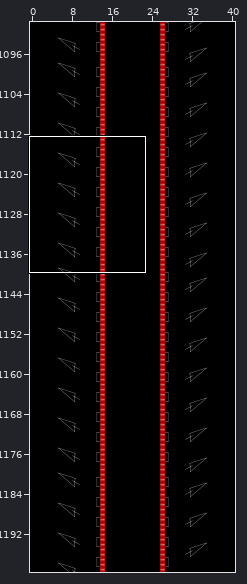
Tiled map: data/map/main_game_level.tmx. The picture above shows the old version from afar; the outline marks the close-up.
Close-up. Earlier state:
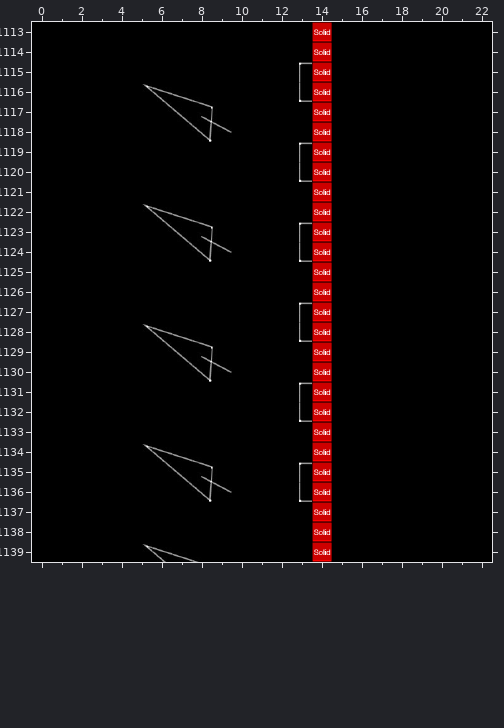
Cells are 32x32 px. Shown: x 0..22, y 1113..1139. The commit also changed other parts of the map, which this record leaves out. The old version is drawn lined up with the new one.
And afterwards:
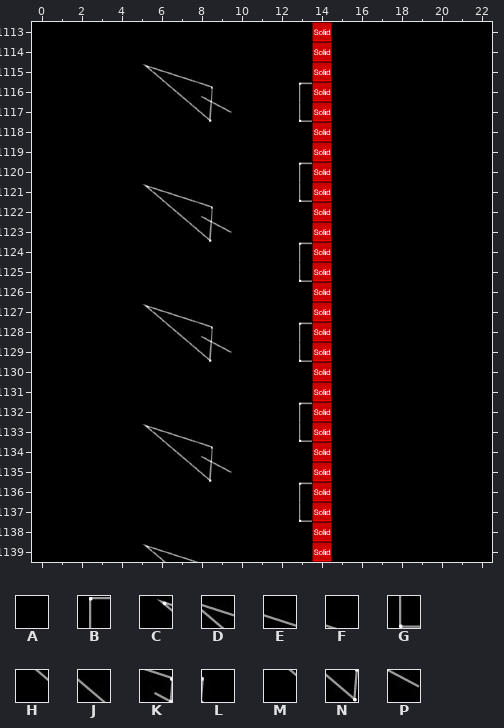
Key: from "section1": A 2; from "section2": B 0, C 1, D 2, E 3, F 4, G 6, H 8, J 9, K 10, L 11, M 15, N 16, P 17.
_ is an empty cell.
From old to new:
map size 41x2088 -> 41x1450 cells (old content now starts at 0,-462; both pictures use the new coordinates)
Layer "background":
The author changed tile B to tile A in row 1115 at x 13; in row 1119 at x 13; in row 1123 at x 13; in row 1127 at x 13; in row 1131 at x 13; in row 1135 at x 13.
The author changed tile C to tile A in row 1116 at x 5; in row 1122 at x 5; in row 1128 at x 5; in row 1134 at x 5.
The author changed tile H to tile A in row 1117 at x 6; in row 1123 at x 6; in row 1129 at x 6; in row 1135 at x 6.
The author changed tile M to tile A in row 1118 at x 7; in row 1124 at x 7; in row 1130 at x 7; in row 1136 at x 7.
The author changed tile N to tile A in row 1118 at x 8; in row 1124 at x 8; in row 1130 at x 8; in row 1136 at x 8.
The author changed tile P to tile A in row 1118 at x 9; in row 1124 at x 9; in row 1130 at x 9; in row 1136 at x 9.
The author changed tile G to tile B in row 1116 at x 13; in row 1120 at x 13; in row 1124 at x 13; in row 1128 at x 13; in row 1132 at x 13; in row 1136 at x 13.
The author changed tile A to tile C in row 1115 at x 5; in row 1121 at x 5; in row 1127 at x 5; in row 1133 at x 5.
The author changed tile A to tile D in row 1115 at x 6; in row 1121 at x 6; in row 1127 at x 6; in row 1133 at x 6.
The author changed tile A to tile E in row 1115 at x 7; in row 1121 at x 7; in row 1127 at x 7; in row 1133 at x 7.
The author changed tile A to tile F in row 1115 at x 8; in row 1121 at x 8; in row 1127 at x 8; in row 1133 at x 8.
The author changed tile A to tile G in row 1117 at x 13; in row 1121 at x 13; in row 1125 at x 13; in row 1129 at x 13; in row 1133 at x 13; in row 1137 at x 13.
The author changed tile D to tile H in row 1116 at x 6; in row 1122 at x 6; in row 1128 at x 6; in row 1134 at x 6.
The author changed tile E to tile J in row 1116 at x 7; in row 1122 at x 7; in row 1128 at x 7; in row 1134 at x 7.
The author changed tile F to tile K in row 1116 at x 8; in row 1122 at x 8; in row 1128 at x 8; in row 1134 at x 8.
The author changed tile A to tile L in row 1116 at x 9; in row 1122 at x 9; in row 1128 at x 9; in row 1134 at x 9.
The author changed tile J to tile M in row 1117 at x 7; in row 1123 at x 7; in row 1129 at x 7; in row 1135 at x 7.
The author changed tile K to tile N in row 1117 at x 8; in row 1123 at x 8; in row 1129 at x 8; in row 1135 at x 8.
The author changed tile L to tile P in row 1117 at x 9; in row 1123 at x 9; in row 1129 at x 9; in row 1135 at x 9.
